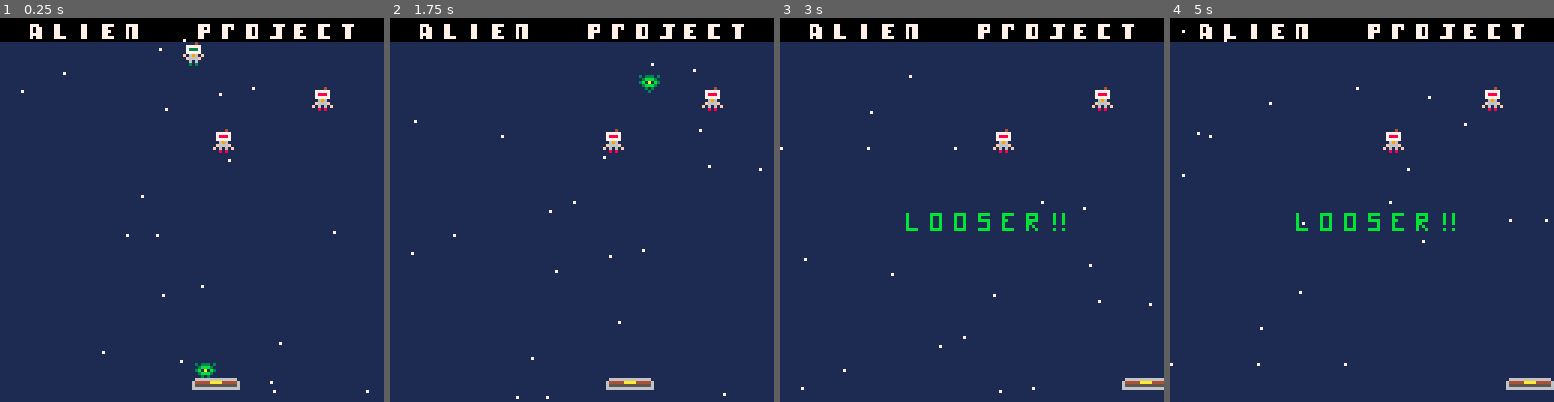
Above: before the commit, frames 1-4 (left to right).
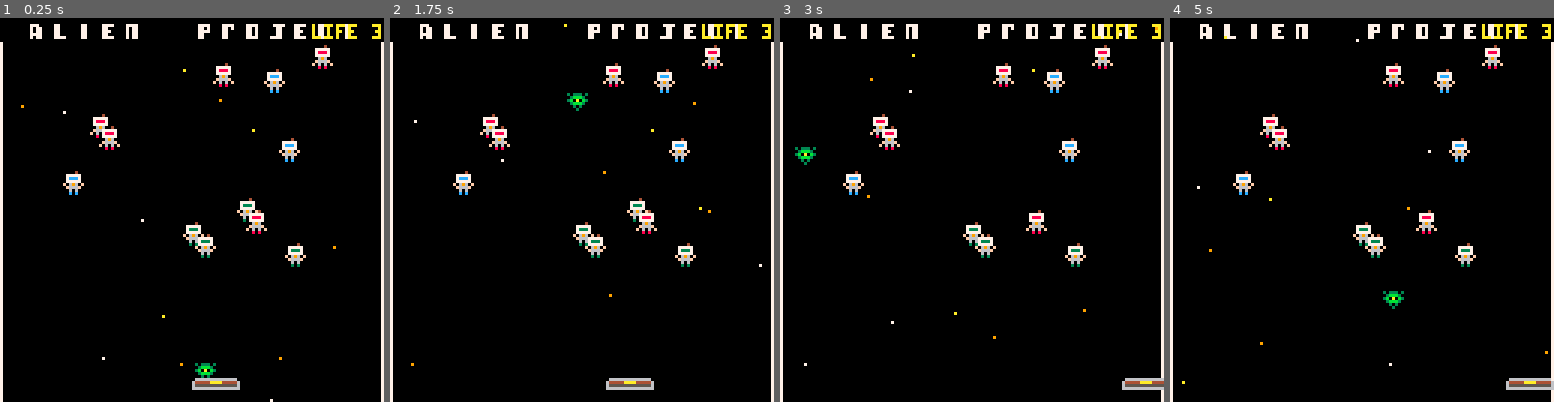
Above: after the commit, the same moments.

Repository: adatechschool/alienproject
Game: PICO-8 cartridge alienproject.p8
Two runs of this game, one before a commit and one after it. Both use one fixed random seed, a clock stepped at 60 frames per second and the inputs below.
Inputs:
- Up to frame 1 (0.25 s): no input
- Up to frame 2 (1.75 s): tap X (X key) at 0.33, 1.07 s; hold Right from 1.6 s (still down)
- Up to frame 3 (3 s): tap X (X key) at 1.85, 2.97 s; release Right at 2.1 s; hold Right from 2.47 s (still down)
- Up to frame 4 (5 s): release Right at 3.03 s; hold Left 3.08-3.58 s; hold Down 3.63-3.97 s; hold Right 4.02-4.68 s; tap X (X key) at 4.08 s

The runs differ from the first frame. In frame 1, 94% of the frame differs, in the area x 0-100%, y 1-100%; in frame 2, 94%; in frame 3, 94%; in frame 4, 94%.

Commit message:
version 7 nov 12H

Diff:
--- a/alienproject.p8
+++ b/alienproject.p8
@@ -1,15 +1,24 @@
 pico-8 cartridge // http://www.pico-8.com
 version 29
 __lua__
-
 function _init()
-	alien={x=64,y=113,spr(3)}
+	c=0
+	alien={x=64,y=113,spr(3),life=3}
 	bar={x=64,y=120,spr(35)}
 	move_alien=false
-	astro1={x=rnd(112),y=(8+rnd(12)),sprite=(4+rnd(5))}
-	astro2={x=rnd(112),y=(12+rnd(30)),sprite=(4+rnd(5))}
-	astro3={x=rnd(112),y=(30+rnd(60)),sprite=(4+rnd(5))}
-	astronautes={astro1,astro2,astro3}
+	astro1={x=rnd(112),y=(8+rnd(70)),sprite=(4+rnd(5))}
+	astro2={x=rnd(112),y=(8+rnd(70)),sprite=(4+rnd(5))}
+	astro3={x=rnd(112),y=(8+rnd(70)),sprite=(4+rnd(5))}
+	astro4={x=rnd(112),y=(8+rnd(70)),sprite=(4+rnd(5))}
+	astro5={x=rnd(112),y=(8+rnd(70)),sprite=(4+rnd(5))}
+	astro6={x=rnd(112),y=(8+rnd(70)),sprite=(4+rnd(5))}
+	astro7={x=rnd(112),y=(8+rnd(70)),sprite=(4+rnd(5))}
+	astro8={x=rnd(112),y=(8+rnd(70)),sprite=(4+rnd(5))}
+	astro9={x=rnd(112),y=(8+rnd(70)),sprite=(4+rnd(5))}
+	astro10={x=rnd(112),y=(8+rnd(70)),sprite=(4+rnd(5))}
+	astro11={x=rnd(112),y=(8+rnd(70)),sprite=(4+rnd(5))}
+	astro12={x=rnd(112),y=(8+rnd(70)),sprite=(4+rnd(5))}
+	astronautes={astro1,astro2,astro3,astro4,astro5,astro6,astro7,astro8,astro9,astro10,astro11,astro12}
 	create_stars()
 end
 
@@ -33,19 +42,30 @@
 	if (btn(❎)) move_alien=true
 	if (move_alien) bounce()
  kill()
+ lost_life()
 end
 
 function _draw()
 	cls()
 	map(0,0,0,0,128,128)
+	draw_stars()
 	spr(3,alien.x,alien.y)
 	spr(35,bar.x,bar.y,2,1)
 	spr(astro1.sprite,astro1.x,astro1.y)
 	spr(astro2.sprite,astro2.x,astro2.y)
 	spr(astro3.sprite,astro3.x,astro3.y)
+	spr(astro4.sprite,astro4.x,astro4.y)
+	spr(astro5.sprite,astro5.x,astro5.y)
+	spr(astro6.sprite,astro6.x,astro6.y)
+	spr(astro7.sprite,astro7.x,astro7.y)
+	spr(astro8.sprite,astro8.x,astro8.y)
+	spr(astro9.sprite,astro9.x,astro9.y)
+	spr(astro10.sprite,astro10.x,astro10.y)
+	spr(astro11.sprite,astro11.x,astro11.y)
+	spr(astro12.sprite,astro12.x,astro12.y)
 	movement_bar()
-	draw_stars()
 	message()
+	show_life()
 end
 -->8
 -- collision
@@ -61,7 +81,16 @@
 	end
 end
 
-
+function collision(alien,bar)
+	if alien.x>bar.x+16
+	or alien.y>bar.y+8
+	or alien.x+8<bar.x
+	or alien.y+8<bar.y then
+		return false
+	else
+		return true
+	end
+end
 -->8
 -- lancer de l'alien
 function update_alien()
@@ -79,8 +108,21 @@
 
 -->8
 -- rebond
-dx=3
+--direction alien droite ou gauche
+function left_or_right()
+	local z
+	local lor=flr(rnd(2))
+	if lor==0 then
+		z=-3
+	else
+		z=3
+	end
+	return z
+end
+
+dx=left_or_right()
 dy=-3
+
 function bounce()
 		alien.x += dx
 		alien.y += dy
@@ -88,17 +130,37 @@
 	 or alien.x>120
 	 or collision(alien,astro1)
 	 or collision(alien,astro2)
-	 or collision(alien,astro3) then
-		dx=-dx
+	 or collision(alien,astro3)
+	 or collision(alien,astro4)
+	 or collision(alien,astro5)
+	 or collision(alien,astro6)
+	 or collision(alien,astro7)
+	 or collision(alien,astro8)
+	 or collision(alien,astro9)
+	 or collision(alien,astro10)
+	 or collision(alien,astro11)
+	 or collision(alien,astro12) then
+			dx=-dx
 		end
 		if alien.y<8
 	 or collision(alien,bar)
 	 or collision(alien,astro1)
 	 or collision(alien,astro2)
-	 or collision(alien,astro3)  then
-		dy=-dy
-		end
-end
+	 or collision(alien,astro3)
+	 or collision(alien,astro4)
+	 or collision(alien,astro5)
+	 or collision(alien,astro6)
+	 or collision(alien,astro7)
+	 or collision(alien,astro8)
+	 or collision(alien,astro9)
+	 or collision(alien,astro10)
+	 or collision(alien,astro11)
+	 or collision(alien,astro12)	 then
+			dy=-dy
+		end
+end
+
+
 
 
 
@@ -124,15 +186,9 @@
 	end
 end
 -->8
---astronautes
-
-function create_astro()
-	new_astro={
-		x=60,
-		y=56
-	}
-	add(astronautes,new_astro)
-end
+
+
+
 -->8
 --elimination astro
 
@@ -149,27 +205,34 @@
 --message gagne  et perdu
 
 function message()
-		if astro1.x==0 and astro2.x==0 and astro3.x==0 then
+		if astro1.x==0 and astro2.x==0 and astro3.x==0 and astro4.x==0 and astro5.x==0 and astro6.x==0 and astro7.x==0 and astro8.x==0 and astro9.x==0 and astro10.x==0 and astro11.x==0 and astro12.x==0 then
 			spr(48,40,64,8,24)
 			alien.x=68
 			alien.y=55
-		end
-		if alien.y>128 then
-			spr(54,40,64,8,56)
-		end
-end
+			if btn(⬇️) then
+				restart()
+			end
+		end
+		if alien.y>128 and alien.life==1 then
+			spr(56,40,64,8,56)
+			if btn(⬇️) then
+				restart()
+			end
+		end
+end
+
 -->8
 -- animations
 
 --init stars
 function create_stars()
 	stars={}
-	for i=1,20 do
+	for i=1,12 do
 		new_stars={
 			x=rnd(128),
 			y=rnd(128),
-			col=7,
-			speed=1.2,
+			col=rnd{7,9,10},
+			speed=1+rnd(2),
 			}
 			add(stars,new_stars)
 			end
@@ -192,6 +255,27 @@
  	pset(s.x,s.y,s.col,s.speed)
  	end
  end
+-->8
+--relance du jeu et systme vie
+function show_life()
+	print("life "..alien.life,104,2,10)
+	end
+
+function lost_life()
+	if c<=0 then
+		if alien.y>128 then
+				alien.life-=1
+				c=20
+				restart()
+		end
+	end
+end
+
+function restart()
+	_init()
+	dx=left_or_right()
+	dy=-3
+end
 
 
 
@@ -228,24 +312,24 @@
 0000000000000000000000010101010000000000000000000000000000000000000000000000000000000000000000000000000000000000000000000000000000000000000000000000000000000000000000000000000000000000000000000000000000000000000000000000000000000000000000000000000000000000
 0000000000000000000000000000000000000000000000000000000000000000000000000000000000000000000000000000000000000000000000000000000000000000000000000000000000000000000000000000000000000000000000000000000000000000000000000000000000000000000000000000000000000000
 __map__
-3d15161718193d211a1b1c1d181e1f3d00000000000000000000000000000000000000000000000000000000000000000000000000000000000000000000000000000000000000000000000000000000000000000000000000000000000000000000000000000000000000000000000000000000000000000000000000000000
-0a0a0a0a0a0a0a0a0a0a0a0a0a0a0a0a0f0f0f0f000000000000000000000000000000000000000000000000000000000000000000000000000000000000000000000000000000000000000000000000000000000000000000000000000000000000000000000000000000000000000000000000000000000000000000000000
-0a0a0a0a0a0a0a0a0a0a0a0a0a0a0a0a0f0f0f0f000000000000000000000000000000000000000000000000000000000000000000000000000000000000000000000000000000000000000000000000000000000000000000000000000000000000000000000000000000000000000000000000000000000000000000000000
-0a0a0a0a0a0a0a0a0a0a0a0a0a0a0a0a0f0f0f0f000000000000000000000000000000000000000000000000000000000000000000000000000000000000000000000000000000000000000000000000000000000000000000000000000000000000000000000000000000000000000000000000000000000000000000000000
-0a0a0a0a0a0a0a0a0a0a0a0a0a0a0a0a0f0f0f0f000000000000000000000000000000000000000000000000000000000000000000000000000000000000000000000000000000000000000000000000000000000000000000000000000000000000000000000000000000000000000000000000000000000000000000000000
-0a0a0a0a0a0a0a0a0a0a0a0a0a0a0a0a0f0f0f0a000000000000000000000000000000000000000000000000000000000000000000000000000000000000000000000000000000000000000000000000000000000000000000000000000000000000000000000000000000000000000000000000000000000000000000000000
-0a0a0a0a0a0a0a0a0a0a0a0a0a0a0a0a0f0a0f0a000000000000000000000000000000000000000000000000000000000000000000000000000000000000000000000000000000000000000000000000000000000000000000000000000000000000000000000000000000000000000000000000000000000000000000000000
-0a0a0a0a0a0a0a0a0a0a0a0a0a0a0a0a0f0f0f0f000000000000000000000000000000000000000000000000000000000000000000000000000000000000000000000000000000000000000000000000000000000000000000000000000000000000000000000000000000000000000000000000000000000000000000000000
-0a0a0a0a0a0a0a0a0a0a0a0a0a0a0a0a0f0f0f0f000000000000000000000000000000000000000000000000000000000000000000000000000000000000000000000000000000000000000000000000000000000000000000000000000000000000000000000000000000000000000000000000000000000000000000000000
-0f0f0f0a0f0f0f0a0f0f0f0a0f0f0f0f0f0f0a0f000000000000000000000000000000000000000000000000000000000000000000000000000000000000000000000000000000000000000000000000000000000000000000000000000000000000000000000000000000000000000000000000000000000000000000000000
-0f0f0f0f0f0f0f0f0f0f0f0a0f0f0f0f0f0f0f0f000000000000000000000000000000000000000000000000000000000000000000000000000000000000000000000000000000000000000000000000000000000000000000000000000000000000000000000000000000000000000000000000000000000000000000000000
-0f0f0f0f0f0f0f0a0f0f0a0a0f0f0a0f0f0a0f0f000000000000000000000000000000000000000000000000000000000000000000000000000000000000000000000000000000000000000000000000000000000000000000000000000000000000000000000000000000000000000000000000000000000000000000000000
-0f0f0f0f0f0a0f0f0f0f0a0f0f0f0f0f0f0f0f0f000000000000000000000000000000000000000000000000000000000000000000000000000000000000000000000000000000000000000000000000000000000000000000000000000000000000000000000000000000000000000000000000000000000000000000000000
-0f0f0f0f0f0f0f0f0f0f0f0f0f0f0f0f0f0f0f0f000023000000340000000000000000000000000000000000000000000000000000000000000000000000000000000000000000000000000000000000000000000000000000000000000000000000000000000000000000000000000000000000000000000000000000000000
-0f0f0f0f0f0f0f0f0f0f0a0f0f0f0f0f0f0f0f0f000023000000000000000000000000000000000000000000000000000000000000000000000000000000000000000000000000000000000000000000000000000000000000000000000000000000000000000000000000000000000000000000000000000000000000000000
-0f0f0f0f0f0f0f0a0f0f0f0f0f0f0f0f0f0f0f0f000023000000000000000000000000000000000000000000000000000000000000000000000000000000000000000000000000000000000000000000000000000000000000000000000000000000000000000000000000000000000000000000000000000000000000000000
-0f0f0f0f0f0f0f0f0f0f0f0f0f0f0f0f0f0f0f0f000023233400000000000000000000000000000000000000000000000000000000000000000000000000000000000000000000000000000000000000000000000000000000000000000000000000000000000000000000000000000000000000000000000000000000000000
-0f0f0f0f0f0f0f0f0f0f0f0f0f0f0f0f0f0f0f0f000023232323000000000000000000000000000000000000000000000000000000000000000000000000000000000000000000000000000000000000000000000000000000000000000000000000000000000000000000000000000000000000000000000000000000000000
+26151617181926211a1b1c1d181e1f2600000000000000000000000000000000000000000000000000000000000000000000000000000000000000000000000000000000000000000000000000000000000000000000000000000000000000000000000000000000000000000000000000000000000000000000000000000000
+0b2a2a2a2a2a2a2a2a2a2a2a2a2a2a0d0e2c2c2c000000000000000000000000000000000000000000000000000000000000000000000000000000000000000000000000000000000000000000000000000000000000000000000000000000000000000000000000000000000000000000000000000000000000000000000000
+0b37373737373737373737373737260d0d2c2c2c2c0000000000000000000000000000000000000000000000000000000000000000000000000000000000000000000000000000000000000000000000000000000000000000000000000000000000000000000000000000000000000000000000000000000000000000000000
+0b37373737373737373737373737260d0d2c2c2c000000000000000000000000000000000000000000000000000000000000000000000000000000000000000000000000000000000000000000000000000000000000000000000000000000000000000000000000000000000000000000000000000000000000000000000000
+0b373737373737373737373737372c0d0d2c2c2c000000000000000000000000000000000000000000000000000000000000000000000000000000000000000000000000000000000000000000000000000000000000000000000000000000000000000000000000000000000000000000000000000000000000000000000000
+0b373737373737373737373737372c0d0d2c2c2c000000000000000000000000000000000000000000000000000000000000000000000000000000000000000000000000000000000000000000000000000000000000000000000000000000000000000000000000000000000000000000000000000000000000000000000000
+0b373737373737373737373737372c0d0d2c2c2b000000000000000000000000000000000000000000000000000000000000000000000000000000000000000000000000000000000000000000000000000000000000000000000000000000000000000000000000000000000000000000000000000000000000000000000000
+0b37373737373737373737373726260d0d2b2b2b000000000000000000000000000000000000000000000000000000000000000000000000000000000000000000000000000000000000000000000000000000000000000000000000000000000000000000000000000000000000000000000000000000000000000000000000
+0b37373737373737262626262626260d0d2b2b2b000000000000000000000000000000000000000000000000000000000000000000000000000000000000000000000000000000000000000000000000000000000000000000000000000000000000000000000000000000000000000000000000000000000000000000000000
+0b37373737373737262626262626260d0d2b2b2b000000000000000000000000000000000000000000000000000000000000000000000000000000000000000000000000000000000000000000000000000000000000000000000000000000000000000000000000000000000000000000000000000000000000000000000000
+0b37373737373737372626262626260d0d2b2b2b000000000000000000000000000000000000000000000000000000000000000000000000000000000000000000000000000000000000000000000000000000000000000000000000000000000000000000000000000000000000000000000000000000000000000000000000
+0b37373737373737372626262626260d0d2b2b2b000000000000000000000000000000000000000000000000000000000000000000000000000000000000000000000000000000000000000000000000000000000000000000000000000000000000000000000000000000000000000000000000000000000000000000000000
+0b37373737373737373737372b2b2b0d0d2b2b2b000000000000000000000000000000000000000000000000000000000000000000000000000000000000000000000000000000000000000000000000000000000000000000000000000000000000000000000000000000000000000000000000000000000000000000000000
+0b3737373737373737373737372b2b0d0d2b2b2b2b0023000000340000000000000000000000000000000000000000000000000000000000000000000000000000000000000000000000000000000000000000000000000000000000000000000000000000000000000000000000000000000000000000000000000000000000
+0b37373737373737373737292929290d29292929000023000000000000000000000000000000000000000000000000000000000000000000000000000000000000000000000000000000000000000000000000000000000000000000000000000000000000000000000000000000000000000000000000000000000000000000
+0b37373737373737373737373729290d29292929000023000000000000000000000000000000000000000000000000000000000000000000000000000000000000000000000000000000000000000000000000000000000000000000000000000000000000000000000000000000000000000000000000000000000000000000
+0f0f0f0f0f0f0f0f0f0f0f0f0f0f292929292929000023233400000000000000000000000000000000000000000000000000000000000000000000000000000000000000000000000000000000000000000000000000000000000000000000000000000000000000000000000000000000000000000000000000000000000000
+0f0f0f0f0f0f0f0f0f0f0f0f0f0f292929292929000023232323000000000000000000000000000000000000000000000000000000000000000000000000000000000000000000000000000000000000000000000000000000000000000000000000000000000000000000000000000000000000000000000000000000000000
 0f0f0f0f0f0f0f0f0f0f0f0f0f0f0f0f0f0f0f0f000023232323230000000000000000000000000000000000000000000000000000000000000000000000000000000000000000000000000000000000000000000000000000000000000000000000000000000000000000000000000000000000000000000000000000000000
 0f0f0f0f0f0f0f0f0f0f0f0f0f0f0f0f0f0f0f0f000023232323230000000000000000000000000000000000000000000000000000000000000000000000000000000000000000000000000000000000000000000000000000000000000000000000000000000000000000000000000000000000000000000000000000000000
 0000000000000000000000232323232323232323002323232323230000000000000000000000000000000000000000000000000000000000000000000000000000000000000000000000000000000000000000000000000000000000000000000000000000000000000000000000000000000000000000000000000000000000
Not shown, changed: 22 lines of the sprite sheet (__gfx__) section of alienproject.p8
